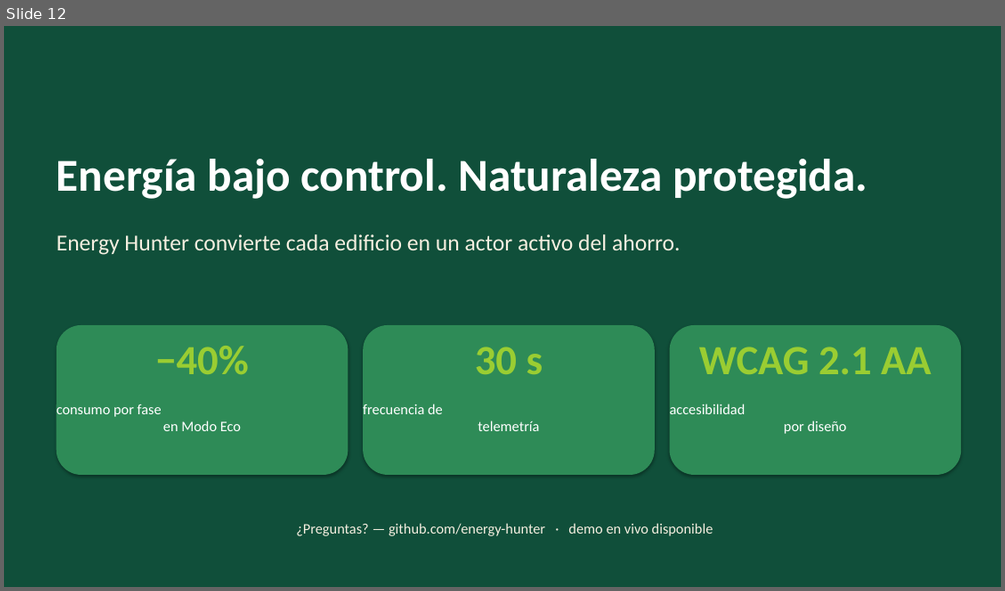
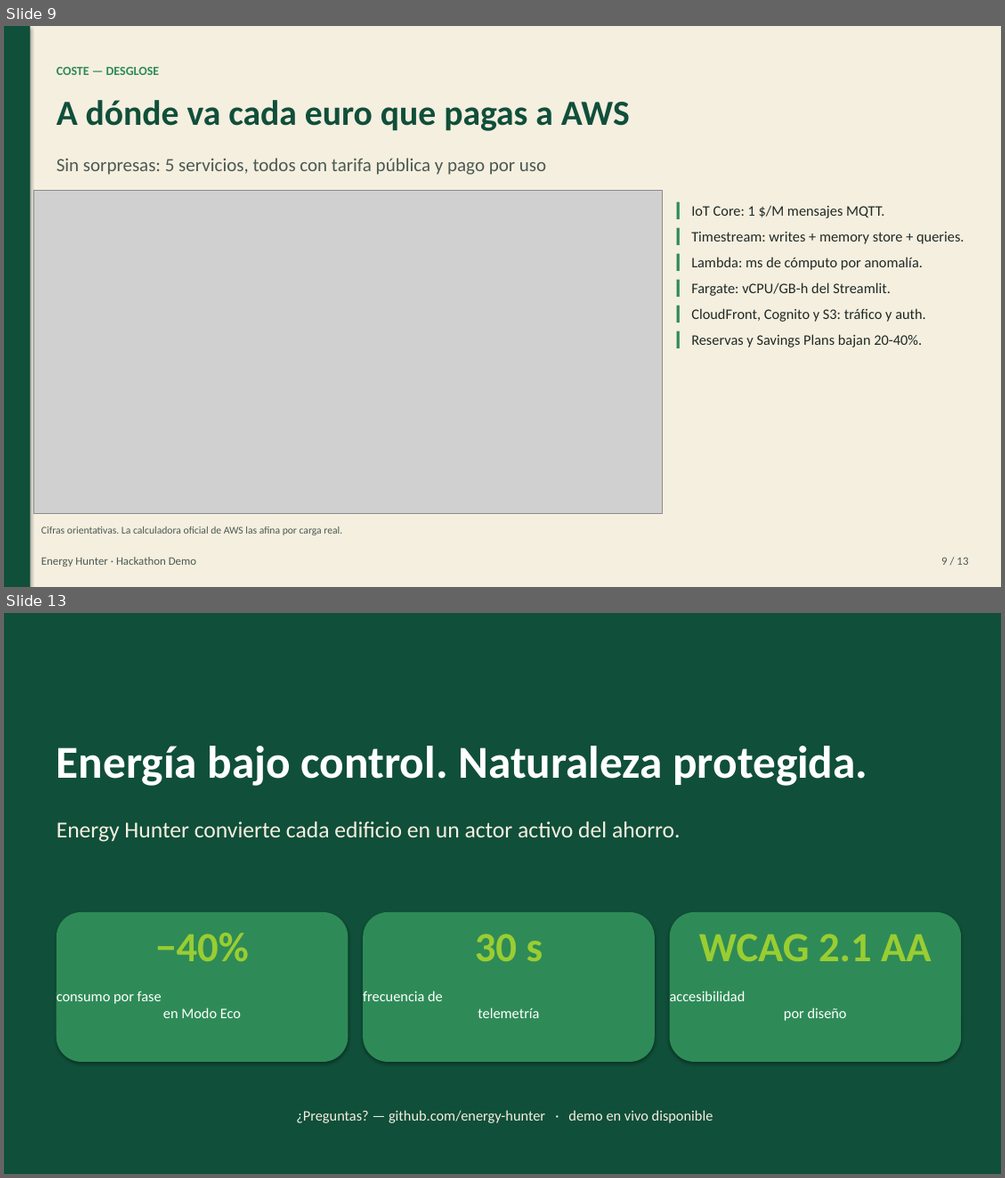
Before and after one commit to oscarbvw/hackatonrojo, a slide deck: presentations/energy_hunter_pitch.pptx. Shown one above the other, each under a label of ours: slide 12 before the commit, slides 9 and 13 after it; the slides between them are not shown. The pictures are 1005x591 and 1005x1178 pixels, drawn with LibreOffice and Linux fonts; fonts in the diff are those of the drawing; grey boxes stand for pictures. Boxes give left, top, right and bottom in pixels: in the first picture for what was removed or moved away, otherwise in the second. Text is boxed around its words. In the diff, an @@ line names an element or a change of style, - is before the commit and + after.

Commit message:
presentacion 3

```diff
--- a/presentations/energy_hunter_pitch.pptx
+++ b/presentations/energy_hunter_pitch.pptx
@@ slide 9 added at bbox=[4, 26, 1001, 587], background #FFFFFF @@
@@ rectangle added at bbox=[4, 26, 1001, 587], fill #F5EFE0 @@
@@ rectangle added at bbox=[4, 26, 30, 587], fill #104F3A @@
@@ text added at bbox=[57, 67, 160, 75], 12 pt, text #2E8B57, bold @@
+COSTE — DESGLOSE
@@ text added at bbox=[57, 100, 630, 131], 34 pt, text #104F3A, bold @@
+A dónde va cada euro que pagas a AWS
@@ text added at bbox=[57, 158, 546, 175], 18 pt, text #4B5A52 @@
+Sin sorpresas: 5 servicios, todos con tarifa pública y pago por uso
@@ picture added at bbox=[34, 191, 662, 514] @@
@@ text added at bbox=[691, 205, 963, 347], 14 pt, text #1F2A24 @@
+▎ IoT Core: 1 $/M mensajes MQTT.
+▎ Timestream: writes + memory store + queries.
+▎ Lambda: ms de cómputo por anomalía.
+▎ Fargate: vCPU/GB-h del Streamlit.
+▎ CloudFront, Cognito y S3: tráfico y auth.
+▎ Reservas y Savings Plans bajan 20-40%.
@@ text added at bbox=[41, 526, 342, 535], 10 pt, text #4B5A52 @@
+Cifras orientativas. La calculadora oficial de AWS las afina por carga real.
@@ text added at bbox=[41, 556, 196, 566], 11 pt, text #4B5A52 @@
+Energy Hunter · Hackathon Demo
@@ text added at bbox=[941, 556, 968, 564], 11 pt, text #4B5A52 @@
+9 / 13
@@ what was slide 12 is now slide 13 @@
```
Also in this commit, not shown: 10 slides changed, 2 other files.
